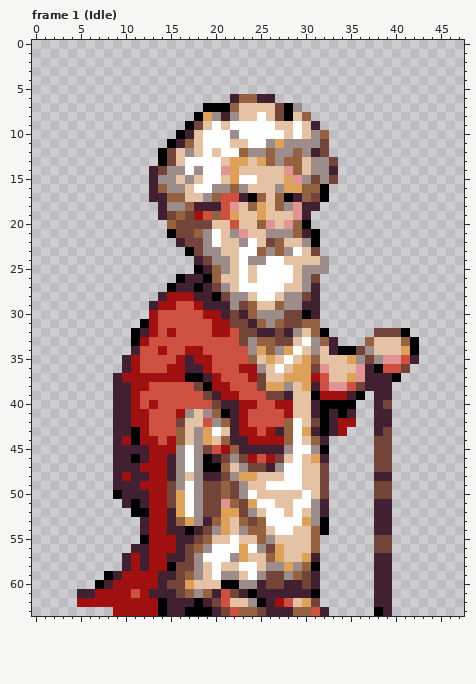
Pixel-art file: res/Sprites/Characters/xander.ase. That is the earlier state.
48x64 pixels, 8 frames. Shown: frame 1 (Idle). The commit also changed other frames, which this record leaves out.
After:
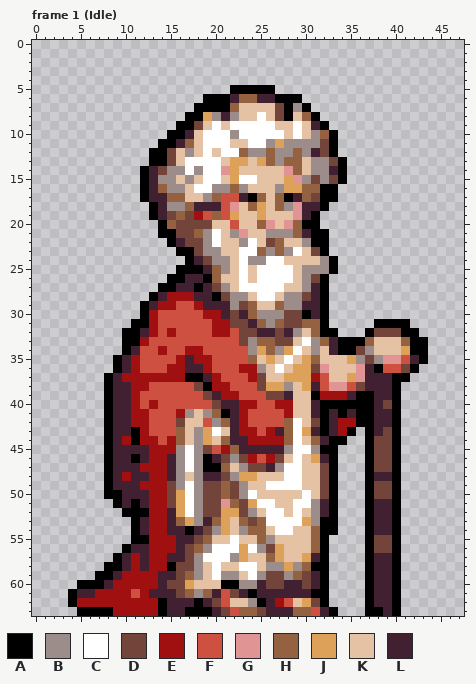
Palette (. is transparent): A #000000  B #9c8d8b  C #ffffff  D #734439  E #a11010  F #cd5041  G #e09494  H #946141  J #dea15a  K #e6c2a4  L #412031
The edit:
Changed rows in their new state; - is an unchanged pixel.
Frame 1 (Idle):
first column x 4:
 5 ------------------AAAAA-----------------
 6 ---------------AAA-----AAA--------------
 7 --------------A-----------A-------------
 8 -------------A-------------A------------
 9 ------------A---------------A-----------
10 -----------A-----------------A----------
11 ----------A------------------A----------
12 ---------A-------------------A----------
13 ---------A--------------------A---------
14 --------A---------------------A---------
15 --------A---------------------A---------
16 --------A--------------------A----------
17 --------A--------------------A----------
18 ---------A------------------A-----------
19 ---------A-----------------A------------
20 ----------A----------------A------------
21 ----------A-----------------A-----------
22 -----------A----------------A-----------
23 ------------A---------------A-----------
24 -------------A---------------A----------
25 ------------AA---------------A----------
26 -----------A----------------A-----------
27 ----------A-----------------A-----------
28 ---------A------------------A-----------
29 --------A-------------------A-----------
30 --------A-------------------A-----------
31 -------A--------------------A-----AAAA--
32 ------A----------------------A---A----A-
33 ------A-----------------------AAA------A
34 ------A--------------------------------A
35 -----A---------------------------------A
36 -----A--------------------------------A-
37 ----A--------------------------------A--
38 ----A-------------------------------A---
39 ----A----------------------------A--A---
40 ----A---------------------------AA--A---
41 ----A---------------------------AA--A---
42 ----A---------------------------AA--A---
43 ----A--------------------------A-A--A---
44 ----A------------------------AA--A--A---
45 ----A------------------------A---A--A---
46 ----A------------------------A---A--A---
47 ----A------------------------A---A--A---
48 ----A------------------------A---A--A---
49 ----A------------------------A---A--A---
50 ----A------------------------A---A--A---
51 -----A-----------------------A---A--A---
52 ------A----------------------A---A--A---
53 -------A---------------------A---A--A---
54 -------A---------------------A---A--A---
55 -------A--------------------A----A--A---
56 ------A---------------------A----A--A---
57 -----A----------------------A----A--A---
58 ----AA----------------------A----A--A---
59 ---A------------------------A----A--A---
60 -AA-------------------------A----A--A---
61 A---------------------------A----A--A---
62 A---------------------------A----A--A---
63 -AAAA------------------------A---A--A---
Where, in picture pixels (left, top, right, bottom), the same in both pictures:
added: (68, 85, 428, 616)
